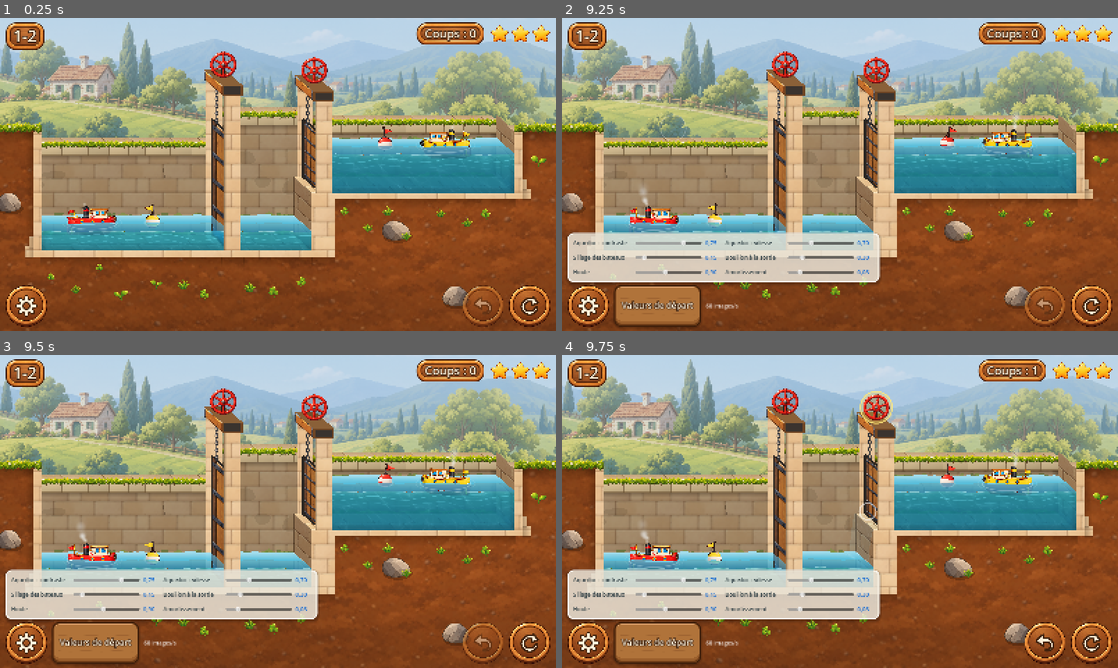
Above: before the commit, frames 1-4 (two rows, left to right).
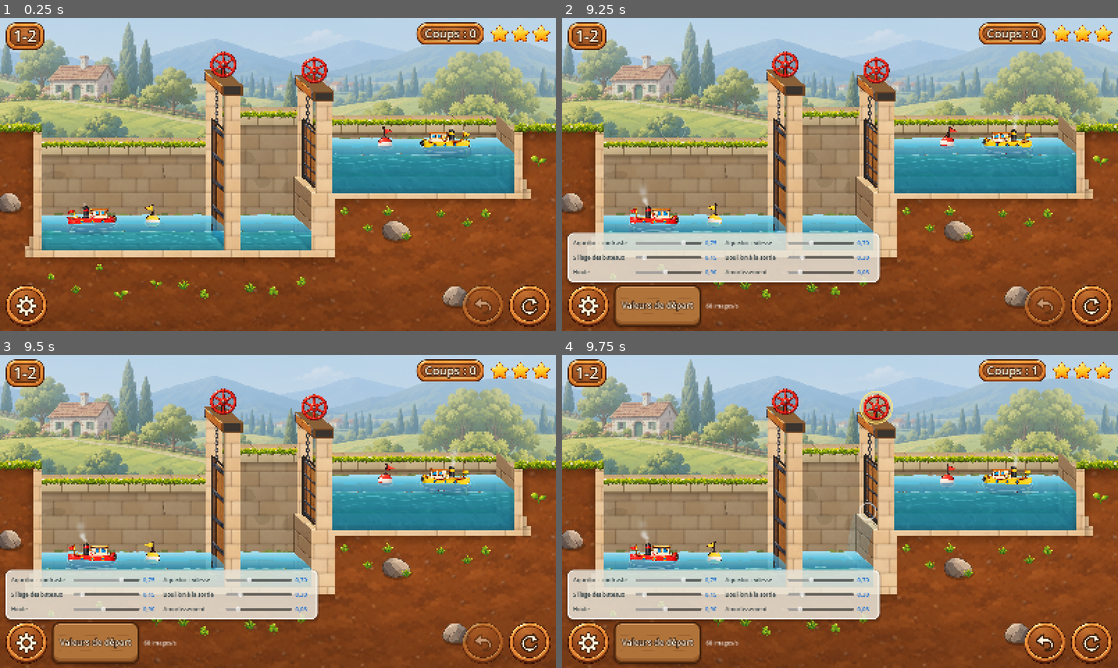
Above: after the commit, the same moments.

Repository: VincentDebaty/station
Game: Godot game, scene res://principal.tscn
Two runs of this game, one before a commit and one after it. Both use one fixed random seed, a clock stepped at 60 frames per second and the inputs below.
Inputs (mouse positions are in pixels of both pictures, inside the frame that each line leads up to):
- Up to frame 1 (0.25 s): no input
- Up to frame 2 (9.25 s): click (1090, 305) at 0.5 s; click (589, 305) at 1.25 s; click "Valeurs de départ" at 2 s; click (1090, 305) at 2.75 s; click (589, 305) at 3.52 s; click (1090, 305) at 4.25 s; click (589, 305) at 5 s; click "Valeurs de départ" at 5.75 s; click "Valeurs de départ" at 6.5 s; move the mouse to (812, 237) at 7.27 s; click (812, 237) at 7.42 s; drag from (1006, 221) to (812, 237) at 8.02 s; move the mouse to (673, 127) at 8.77 s; click (673, 127) at 8.92 s
- Up to frame 3 (9.5 s): no input
- Up to frame 4 (9.75 s): drag from (867, 511) to (673, 464) at 9.52 s

Frames 1-3 are identical in both runs. In frame 4, less than 0.1% of the frame differs, in the area x 51-63%, y 43-66%.

Commit message:
Au doigt maintenu, la cascade redevient celle des niveaux au toucher
Après une journée de retouches du « creux », Vincent : « L'animation est
pire, ce n'est pas réaliste. […] hier ça fonctionnait mieux. » Entre trois
points de départ proposés, il a choisi la cascade d'avant le doigt
maintenu.

Un seul interrupteur, CASCADE_COMME_AU_TOUCHER (canal.gd), coupe ce que le
doigt maintenu avait ajouté au dessin : la lame pleine, son amincissement
de fin, les raccords et les bosses de fin d'écoulement ; les poussées de la
chute sur la surface reviennent. Le doigt maintenu, la porte qui monte
lentement tant que l'eau passe et le débit qui suit l'ouverture restent.
false rétablit le dessin d'aujourd'hui tel quel.

Vérifié sur film au format de l'iPhone : le 1-2, porte de droite tenue, de
1,0 à 7,6 s, et le 1-1 en démo jusqu'à « Passé ! ». Seul écart avec le
toucher : la porte se décollant lentement, le fondu d'entrée de la cascade
sur la pierre du seuil dure une demi-seconde.

Co-Authored-By: Claude Opus 5.5 <noreply@anthropic.com>

Diff:
--- a/prototypes/ecluses-godot/canal.gd
+++ b/prototypes/ecluses-godot/canal.gd
@@ -1149,6 +1149,7 @@
 # (« un creux qui se forme sur la fin », Vincent), les deux surfaces se
 # rejoignent en pente douce sous la porte.
 func _fin_d_ecoulement(g: int) -> bool:
+	if CASCADE_COMME_AU_TOUCHER: return false
 	if not debit_vu.has(g) or not portes.has(g): return false
 	var e := absf(vue_niv[g] - vue_niv[g + 1])
 	return e < 0.35 and portes[g].fente() > 2.0 and minf(vue_niv[g], vue_niv[g + 1]) > float(N["liaisons"][g]["seuil"]) + 0.05
@@ -2100,7 +2101,8 @@
 		jt.origine = Vector2(bord_x, surf_h)
 		if jt.fente < 1.0: jt.force = 0.0
 	pentes.erase(i)
-	if debit_vu.has(i):
+	var maintenu := debit_vu.has(i) and not CASCADE_COMME_AU_TOUCHER
+	if maintenu:
 		# Au doigt maintenu, l'épaisseur de la chute est celle de l'eau qui
 		# passe : l'ouverture sous la porte (bornée par l'eau d'amont au-dessus
 		# du seuil), qui grandit quand la porte monte, et qui s'amincit avec
@@ -2189,7 +2191,7 @@
 		# le bas : à la fin du remplissage, les poussées (surtout vers le bas)
 		# creusaient la surface du sas là où la lame touche, « un creux qui se
 		# forme sur la fin » (Vincent).
-		if debit_vu.has(i):
+		if maintenu:
 			# (aucune poussée au doigt maintenu : même symétriques, elles
 			# creusaient la surface au pied de la chute — l'iPhone affiche 120
 			# images par seconde, deux fois plus de poussées qu'un film à 60 ;
@@ -2201,7 +2203,7 @@
 	# maintenu : l'eau y passe longtemps sous une porte à peine ouverte, les
 	# poussées s'accumulaient et la surface faisait « un creux » contre le
 	# vantail (Vincent)
-	if not degagee and not debit_vu.has(i): eaux[h].impulsion(x - sens * 20.0, 0.25 * jt.force * dt * 6.0, 40.0)
+	if not degagee and not maintenu: eaux[h].impulsion(x - sens * 20.0, 0.25 * jt.force * dt * 6.0, 40.0)
 
 # L'eau qui file par la rigole : une lame qui sort de l'entaille, du côté
 # haut, et retombe dans le bassin d'en bas ; son épaisseur suit l'eau qui
@@ -2772,6 +2774,14 @@
 # Au doigt maintenu : la part du débit d'une porte, de 0,05 (elle se décolle)
 # à 1 (levée) ; la cascade s'épaissit et forcit avec elle.
 var debit_vu := {}
+# Au doigt maintenu, la cascade se dessine comme dans les niveaux au toucher
+# (Vincent, 9 octobre 2026, après une journée de retouches du « creux » :
+# « hier ça fonctionnait mieux » ; il a choisi de repartir de la cascade
+# d'avant le doigt maintenu). Le doigt maintenu, la porte qui monte lentement
+# et le débit qui suit l'ouverture restent (principal.gd) ; seuls la lame
+# pleine, ses raccords et ses bosses propres au doigt maintenu sont coupés.
+# false les rétablit tels quels.
+const CASCADE_COMME_AU_TOUCHER := true
 # Au doigt maintenu : les portes où il ne tombe presque plus rien. Plutôt
 # qu'une chute minuscule (une lèvre claire bordée de sombre, que Vincent
 # voyait comme « un creux qui se forme sur la fin »), les deux surfaces se
